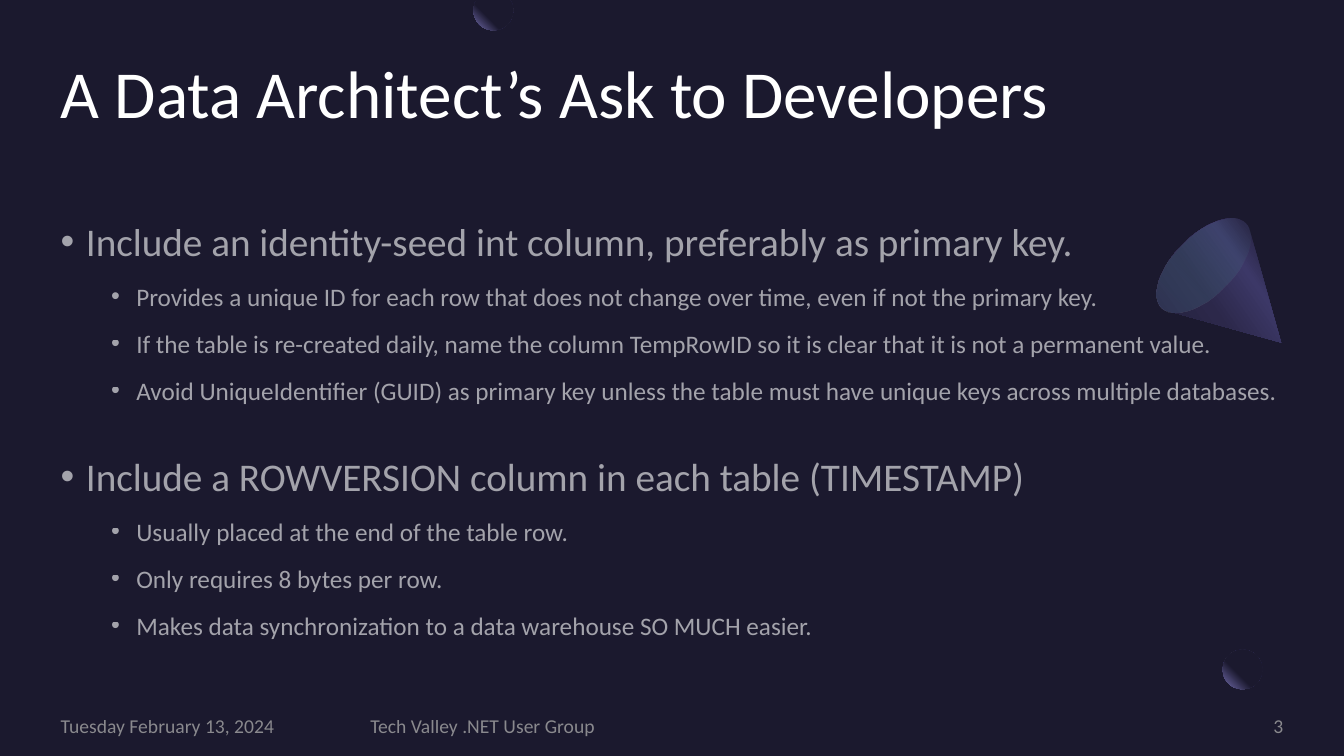
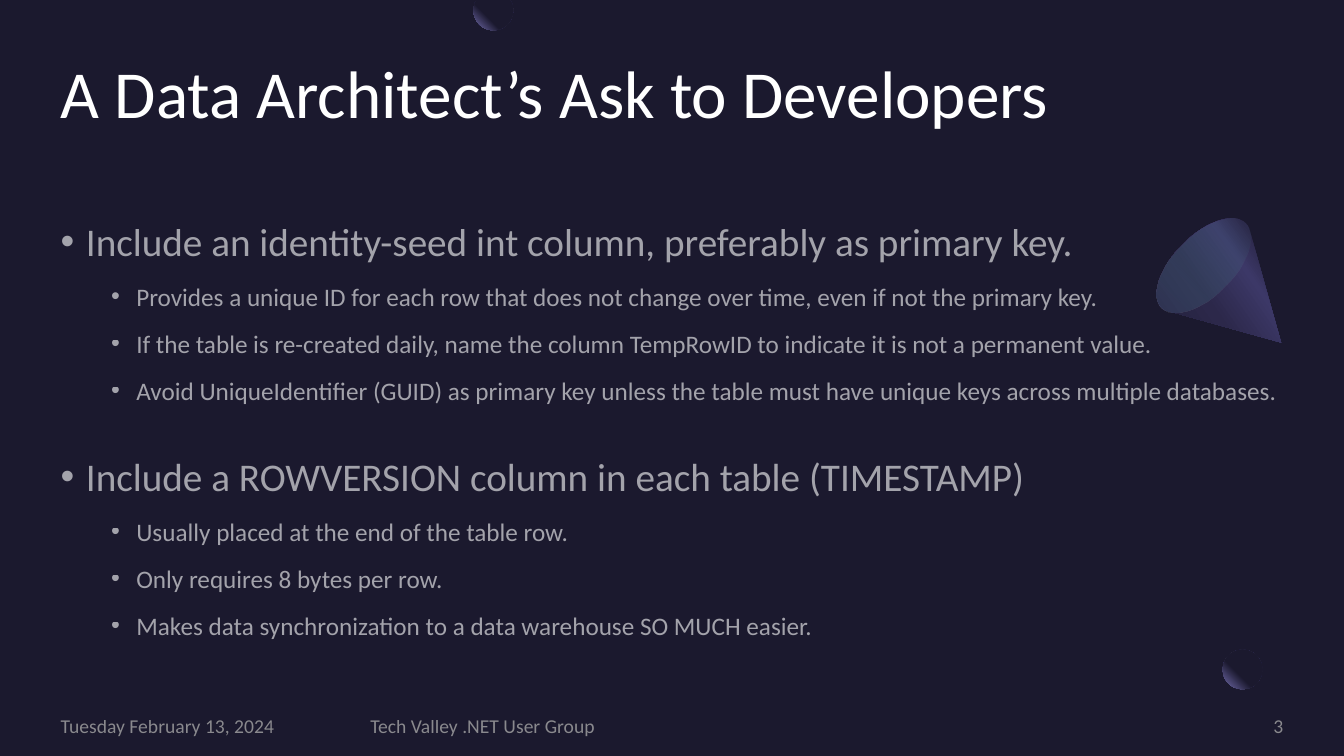
Before and after one commit to JoeKunk/SQL-Server-Security, a slide deck: slide 3 of 2024-02-Tech.Valley/2024-02 SQL Server SecurityTech Valley Version.pptx. Drawn at 1344x756 pixels with LibreOffice and Linux fonts; fonts in the diff are those of the drawing. Boxes give left, top, right and bottom in pixels: in the first picture for what was removed or moved away, otherwise in the second. Text is boxed around its words. In the diff, an @@ line names an element or a change of style, - is before the commit and + after.

Commit message:
Updated slides and demo for Tech Valley

```diff
--- a/2024-02-Tech.Valley/2024-02 SQL Server SecurityTech Valley Version.pptx
+++ b/2024-02-Tech.Valley/2024-02 SQL Server SecurityTech Valley Version.pptx
@@ text at (136,335,1151,357): text changed @@
-  • If the table is re-created daily, name the column TempRowID so it is clear that it is not a permanent value.
+  • If the table is re-created daily, name the column TempRowID to indicate it is not a permanent value.
```
Also in this commit, not shown: 24 other files.
